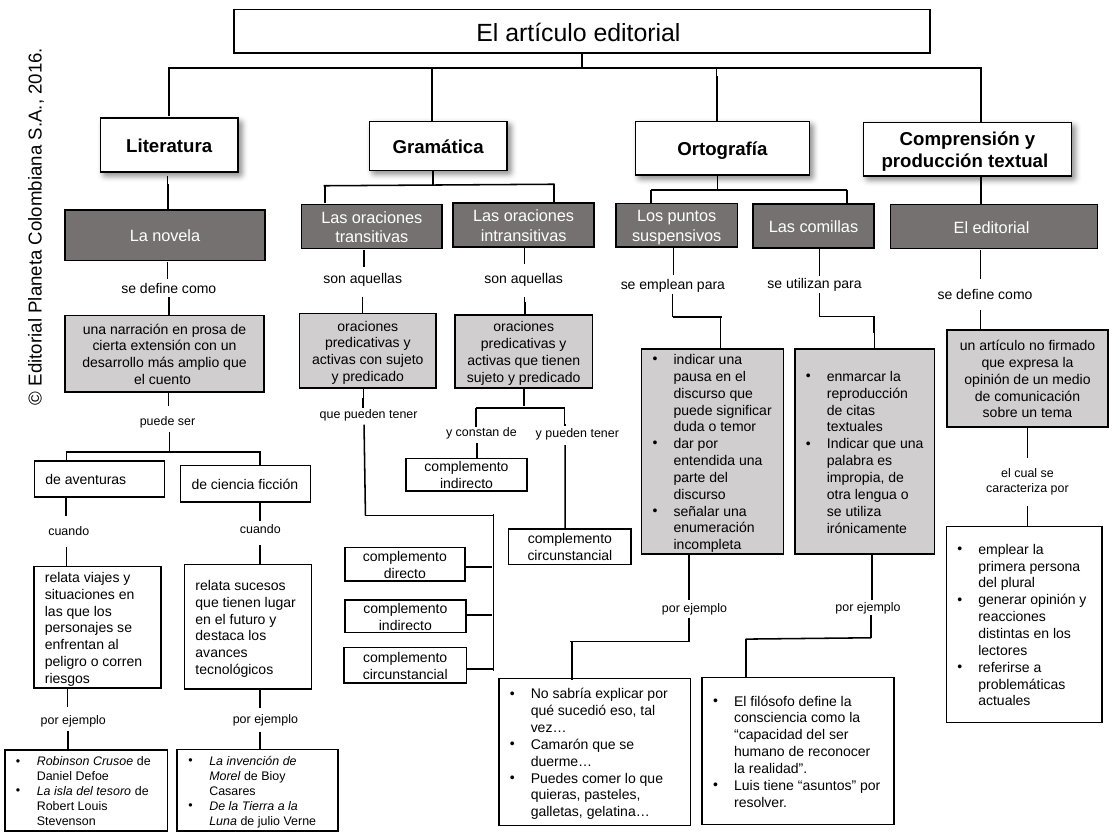
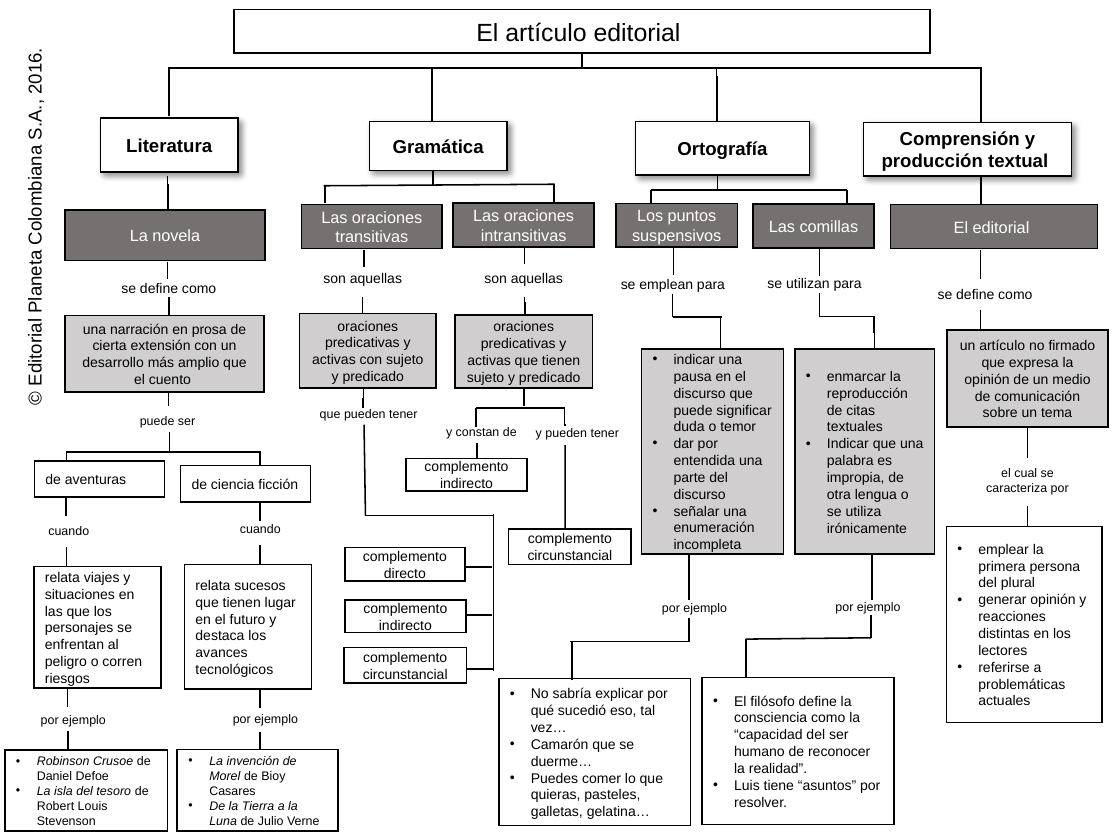
Before and after one commit to AulaPlanetaColombia/Lenguaje, a slide deck: slide 1 of fuentes/contenidos/grado07/guion07/MapaConceptualLE_07_07_CO.pptx. Drawn at 1120x840 pixels with LibreOffice and Linux fonts; fonts in the diff are those of the drawing; background and template pictures are left out. Boxes give left, top, right and bottom in pixels: in the first picture for what was removed or moved away, otherwise in the second. Text is boxed around its words. In the diff, an @@ line names an element or a change of style, - is before the commit and + after.

Commit message:
Revisado

```diff
--- a/fuentes/contenidos/grado07/guion07/MapaConceptualLE_07_07_CO.pptx
+++ b/fuentes/contenidos/grado07/guion07/MapaConceptualLE_07_07_CO.pptx
@@ text in rectangle at (209,801,320,825): text changed @@
-• De la Tierra a la Luna de julio Verne
+• De la Tierra a la Luna de Julio Verne
```
